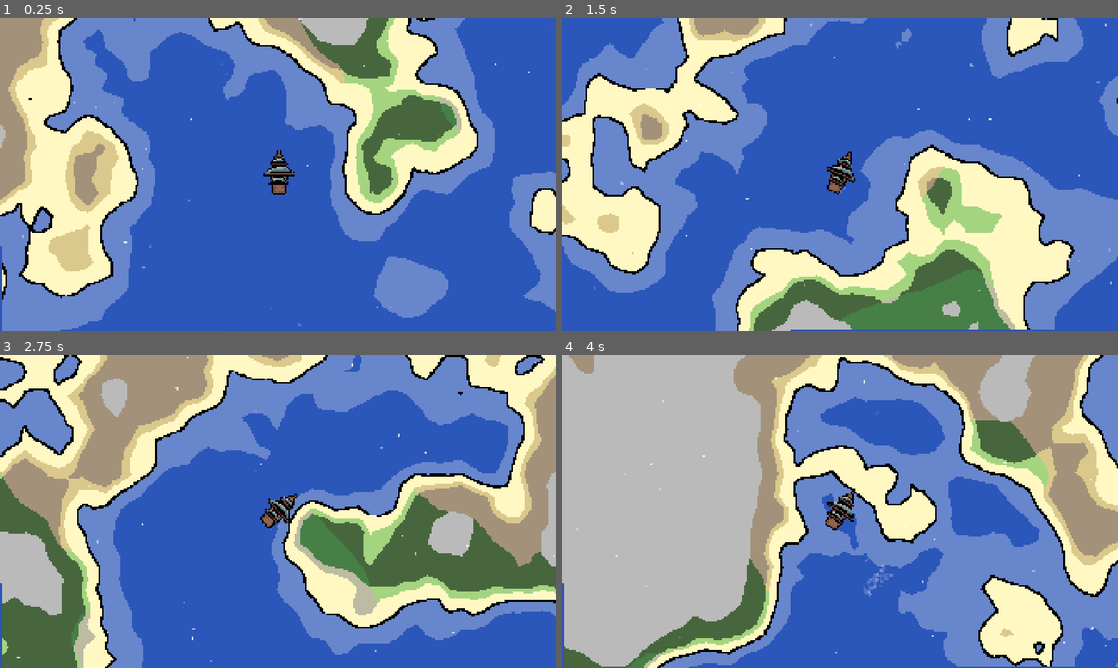
Above: before the commit, frames 1-4 (two rows, left to right).
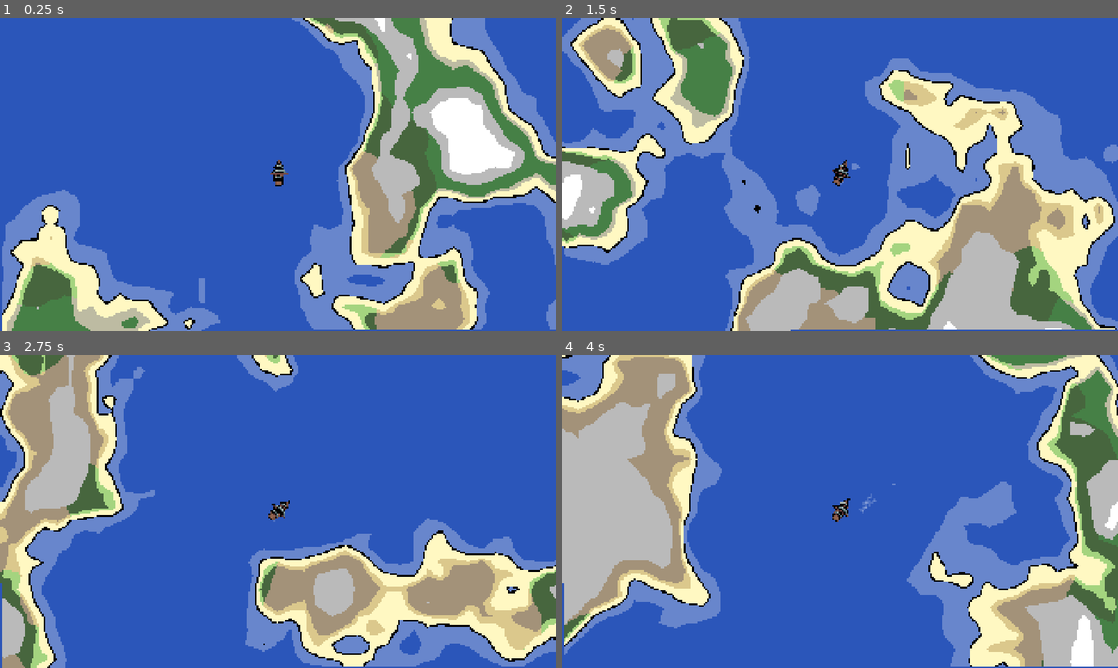
Above: after the commit, the same moments.

Repository: jhaakma/island-generator
Game: Godot game, scene res://Scenes/Main/Main.tscn
Same seed, same stepped clock (60 frames per second), same inputs: the game is played once before the commit and once after it.
Inputs (mouse positions are in pixels of both pictures, inside the frame that each line leads up to):
- Up to frame 1 (0.25 s): no input
- Up to frame 2 (1.5 s): tap Enter (ui_accept) at 0.5, 0.77 s; move the mouse to (962, 158) at 0.52 s; hold D (turn_right) 0.53-1.25 s; tap Mouse wheel down (scroll_down) at 0.6 s; click (962, 158) at 0.67 s; drag from (728, 190) to (812, 237) at 1.27 s
- Up to frame 3 (2.75 s): tap Enter (ui_accept) at 2 s; move the mouse to (333, 442) at 2.02 s; hold D (turn_right) from 2.03 s (still down); hold Shift from 2.03 s (still down)
- Up to frame 4 (4 s): release D (turn_right) at 2.75 s; release Shift at 2.75 s; drag from (812, 574) to (673, 464) at 2.77 s; move the mouse to (1006, 558) at 3.52 s; hold A (turn_left) from 3.53 s (still down); tap Z at 3.6 s; tap Enter (ui_accept) at 3.77 s

The runs differ from the first frame. In frame 1, 63% of the frame differs, in the area x 0-100%, y 0-100%; in frame 2, 60%; in frame 3, 69%; in frame 4, 73%.

Commit message:
Adjust wind effects

Diff:
--- a/Components/Wind/Wind.tscn
+++ b/Components/Wind/Wind.tscn
@@ -8,31 +8,38 @@
 point_count = 3
 
 [sub_resource type="Curve" id="Curve_xpemg"]
-_data = [Vector2(0, 0), 0.0, 0.0, 0, 0, Vector2(0.25866, 0.778535), 0.891509, 0.891509, 0, 0, Vector2(0.491917, 1), 0.0, 0.0, 0, 0, Vector2(0.743649, 0.739779), -0.566775, -0.566775, 0, 0, Vector2(1, 0), 0.0, 0.0, 0, 0]
-point_count = 5
+_data = [Vector2(0, 0.103251), 0.0, 0.0, 0, 0, Vector2(0.993072, 1), 0.0, 0.0, 0, 0]
+point_count = 2
 
 [sub_resource type="Curve" id="Curve_0is36"]
-_data = [Vector2(0, 0), 0.0, 0.0, 0, 0, Vector2(0.354331, 0.887475), 0.0, 0.0, 0, 0, Vector2(1, 0), 0.0, 0.0, 0, 0]
-point_count = 3
+_data = [Vector2(0, 0), 0.0, 0.0, 0, 0, Vector2(0.299213, 0.205703), 0.0, 0.0, 0, 0, Vector2(0.755906, 0), 0.0, 0.0, 0, 0, Vector2(1, 0), 0.0, 0.0, 0, 0]
+point_count = 4
 
 [sub_resource type="CurveTexture" id="CurveTexture_egpio"]
 curve = SubResource("Curve_0is36")
+
+[sub_resource type="CurveTexture" id="CurveTexture_i06dc"]
 
 [sub_resource type="ParticleProcessMaterial" id="ParticleProcessMaterial_egpio"]
 particle_flag_disable_z = true
 emission_shape = 3
 emission_box_extents = Vector3(400, 400, 1)
-angle_min = 1.07288e-05
-angle_max = 563.6
+angle_min = -720.0
+angle_max = 720.0
 direction = Vector3(0, 1, 0)
 spread = 7.678
 initial_velocity_min = 326.42
 initial_velocity_max = 326.42
 angular_velocity_min = -443.34
 angular_velocity_max = 429.6
+radial_velocity_min = -10.0
+radial_velocity_max = 9.99998
 gravity = Vector3(0, 0, 0)
+radial_accel_min = -5.0
+radial_accel_max = 5.0
+radial_accel_curve = SubResource("CurveTexture_i06dc")
 scale_min = 0.01
-scale_max = 0.02
+scale_max = 0.03
 alpha_curve = SubResource("CurveTexture_egpio")
 turbulence_noise_strength = 0.0
 turbulence_noise_scale = 1.275
@@ -41,8 +48,10 @@
 script = ExtResource("1_xpemg")
 min_wind_speed = 40.0
 wind_speed_curve = SubResource("Curve_n6rfu")
-max_rotation_degrees_per_second = 50.0
-max_rotation_wait_seconds = 5.0
+min_rotation_degrees_per_second = 40.0
+max_rotation_degrees_per_second = 40.0
+min_rotation_wait_seconds = 5.0
+max_rotation_wait_seconds = 30.0
 rotation_change_curve = SubResource("Curve_xpemg")
 
 [node name="GPUParticles2D" type="GPUParticles2D" parent="."]
@@ -52,7 +61,8 @@
 texture = ExtResource("2_n6rfu")
 lifetime = 3.0
 preprocess = 5.45
-trail_lifetime = 0.1
+trail_enabled = true
+trail_lifetime = 0.5
 process_material = SubResource("ParticleProcessMaterial_egpio")
 
 [node name="Timer" type="Timer" parent="."]
--- a/Components/Wind/wind.gd
+++ b/Components/Wind/wind.gd
@@ -34,7 +34,9 @@
     timer.start()
     timer.timeout.connect(update_wind_targets)
 
-    update_wind_targets()  # Initialize the first wind rotation
+    update_wind_targets()
+    target_rotation = randf_range(-PI, PI)  # Random initial rotation
+    rotation = randf_range(-PI, PI)  # Random initial rotation
 
     set_wind_speed(target_wind_speed)
     particles.emitting = true
--- a/IslandGeneration/Generators/SimpleIsland.tres
+++ b/IslandGeneration/Generators/SimpleIsland.tres
@@ -20,21 +20,21 @@
 
 [sub_resource type="Resource" id="Resource_3ptso"]
 script = ExtResource("12_3ptso")
-scale = 64
+scale = 32
 weight = 1.0
 noise_type = 1
 metadata/_custom_type_script = "uid://dqq55tsdtdqnk"
 
 [sub_resource type="Resource" id="Resource_axvre"]
 script = ExtResource("12_3ptso")
-scale = 32
-weight = 0.893
+scale = 8
+weight = 0.242
 noise_type = 1
 metadata/_custom_type_script = "uid://dqq55tsdtdqnk"
 
 [sub_resource type="Resource" id="Resource_1ljbg"]
 script = ExtResource("12_3ptso")
-scale = 128
+scale = 32
 weight = 2.0
 noise_type = 1
 metadata/_custom_type_script = "uid://dqq55tsdtdqnk"
@@ -43,8 +43,8 @@
 script = ExtResource("13_uw2in")
 starting_seed = -1
 center_bias = 0.4
-height_adjustment = 0.675
-height_multiplier = 2.26
+height_adjustment = -0.575
+height_multiplier = 3.0
 temperature_adjustment = 0.0
 height_noise_passes = Array[ExtResource("12_3ptso")]([SubResource("Resource_3ptso"), SubResource("Resource_axvre")])
 temperature_noise_passes = Array[ExtResource("12_3ptso")]([SubResource("Resource_1ljbg")])
--- a/Player/Player.tscn
+++ b/Player/Player.tscn
@@ -51,6 +51,10 @@
 radius = 2.0
 height = 12.0
 
+[sub_resource type="Curve" id="Curve_vlldt"]
+_data = [Vector2(0, 0), 0.0, 0.0, 0, 0, Vector2(0.114607, 0.867121), 1.54867, 1.54867, 0, 0, Vector2(0.501124, 1), 0.0, 0.0, 0, 0, Vector2(0.880899, 0.856048), -1.43722, -1.43722, 0, 0, Vector2(1, 0), 0.0, 0.0, 0, 0]
+point_count = 5
+
 [node name="Player" type="CharacterBody2D"]
 floor_stop_on_slope = false
 floor_block_on_wall = false
@@ -93,6 +97,7 @@
 [node name="Movement" type="Node" parent="." node_paths=PackedStringArray("ship", "input_provider")]
 script = ExtResource("5_ship")
 ship = NodePath("..")
+efficiency_curve = SubResource("Curve_vlldt")
 input_provider = NodePath("../PlayerInput")
 thrust_force = 150.0
 reverse_force = 50.0
--- a/Scenes/Main/Main.tscn
+++ b/Scenes/Main/Main.tscn
@@ -31,13 +31,9 @@
 [sub_resource type="ShaderMaterial" id="ShaderMaterial_4vhfm"]
 shader = ExtResource("5_7npjy")
 shader_parameter/outline_color_multi = -0.525
-shader_parameter/outline_thickness = 0.085
+shader_parameter/outline_thickness = 0.045
 shader_parameter/biome_count = 0
 shader_parameter/pixel_size = 0.3
-
-[sub_resource type="Curve" id="Curve_5ci8a"]
-_data = [Vector2(0, 0), 0.0, 0.0, 0, 0, Vector2(0.251685, 1), 0.0, 0.0, 0, 0, Vector2(0.750562, 1), 0.0, 0.0, 0, 0, Vector2(1, 0), 0.0, 0.0, 0, 0]
-point_count = 4
 
 [node name="Node2D" type="Node2D"]
 
@@ -54,9 +50,6 @@
 offset_bottom = 1080.0
 rotation = -0.0036586
 texture = SubResource("ViewportTexture_dvlhv")
-
-[node name="CanvasLayer2" type="CanvasLayer" parent="."]
-visible = false
 
 [node name="Main" type="Node2D" parent="." node_paths=PackedStringArray("island_renderer", "map_node", "player")]
 script = ExtResource("1_qtv3y")
@@ -76,7 +69,7 @@
 [node name="Island 1" type="Node2D" parent="Main/WorldRenderViewport"]
 
 [node name="Map" type="Node2D" parent="Main/WorldRenderViewport/Island 1"]
-scale = Vector2(4, 4)
+scale = Vector2(8, 8)
 script = ExtResource("4_dvlhv")
 
 [node name="MapSprite" type="Sprite2D" parent="Main/WorldRenderViewport/Island 1/Map"]
@@ -107,26 +100,24 @@
 position = Vector2(-9.09495e-13, 9.09495e-13)
 tile_set = ExtResource("6_aw1lf")
 
+[node name="Player" parent="Main/WorldRenderViewport" instance=ExtResource("6_w20t6")]
+
+[node name="Movement" parent="Main/WorldRenderViewport/Player" index="5" node_paths=PackedStringArray("wind")]
+wind = NodePath("../../Wind")
+
+[node name="Camera2D" type="Camera2D" parent="Main/WorldRenderViewport/Player"]
+zoom = Vector2(6, 6)
+
 [node name="Wind" parent="Main/WorldRenderViewport" node_paths=PackedStringArray("player") instance=ExtResource("15_5ci8a")]
 player = NodePath("../Player")
 min_wind_speed = 70.0
 min_rotation_degrees_per_second = 1.0
 max_rotation_degrees_per_second = 2.0
 
-[node name="Player" parent="Main/WorldRenderViewport" instance=ExtResource("6_w20t6")]
-
-[node name="Movement" parent="Main/WorldRenderViewport/Player" index="5" node_paths=PackedStringArray("wind")]
-wind = NodePath("../../Wind")
-efficiency_curve = SubResource("Curve_5ci8a")
-
-[node name="Camera2D" type="Camera2D" parent="Main/WorldRenderViewport/Player"]
-zoom = Vector2(10, 10)
-
-[node name="CanvasLayer" type="CanvasLayer" parent="."]
+[node name="DebugLayer" type="CanvasLayer" parent="."]
 visible = false
 
-[node name="DebugSprite" type="Sprite2D" parent="CanvasLayer" groups=["debug_sprite"]]
-visible = false
+[node name="DebugSprite" type="Sprite2D" parent="DebugLayer" groups=["debug_sprite"]]
 centered = false
 
 [editable path="Main/WorldRenderViewport/Player"]
Not shown: 1 places in Components/Wind/Wind.tscn that only renumber resources
Not shown: 1 places in Player/Player.tscn that only renumber resources
Not shown: 1 places in Scenes/Main/Main.tscn that only renumber resources
